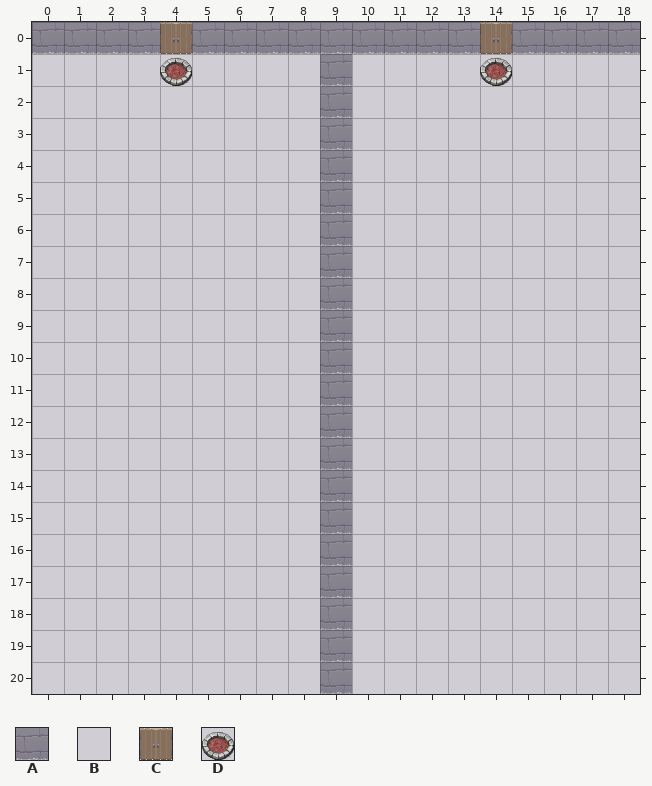
Tiled map -- Tiled/puzzle2.tmx. The picture above is the old version.
Cells are 32x32 px. Shown: x 0..18, y 0..20.
Key: from "tileset": A 0, B 1, C 2, D 4.
_ is an empty cell.
Layer "Tile Layer 1" before, first column x 0:
 0 AAAACAAAAAAAAACAAAA
 1 BBBBDBBBBABBBBDBBBB
 2 BBBBBBBBBABBBBBBBBB
 3 BBBBBBBBBABBBBBBBBB
 4 BBBBBBBBBABBBBBBBBB
 5 BBBBBBBBBABBBBBBBBB
 6 BBBBBBBBBABBBBBBBBB
 7 BBBBBBBBBABBBBBBBBB
 8 BBBBBBBBBABBBBBBBBB
 9 BBBBBBBBBABBBBBBBBB
10 BBBBBBBBBABBBBBBBBB
11 BBBBBBBBBABBBBBBBBB
12 BBBBBBBBBABBBBBBBBB
13 BBBBBBBBBABBBBBBBBB
14 BBBBBBBBBABBBBBBBBB
15 BBBBBBBBBABBBBBBBBB
16 BBBBBBBBBABBBBBBBBB
17 BBBBBBBBBABBBBBBBBB
18 BBBBBBBBBABBBBBBBBB
19 BBBBBBBBBABBBBBBBBB
20 BBBBBBBBBABBBBBBBBB
After the commit:
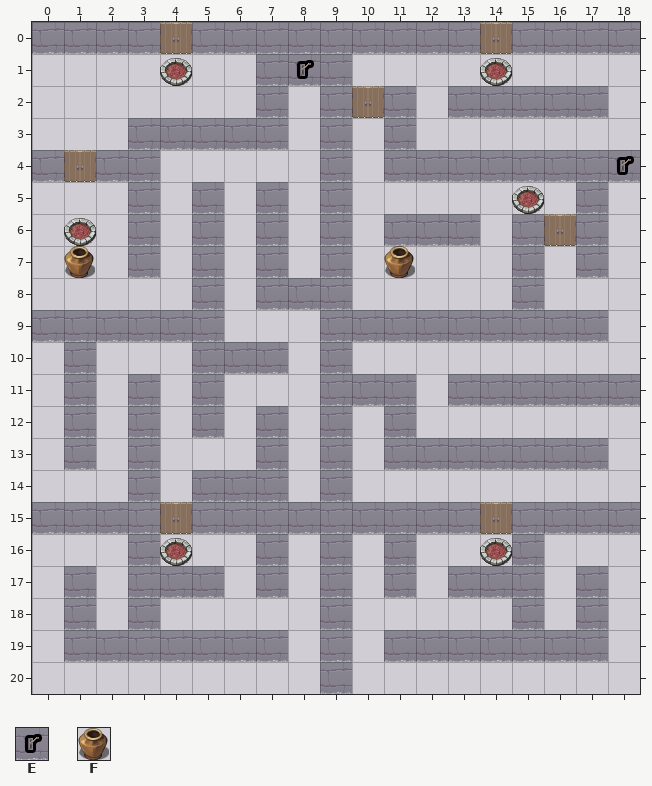
Further tiles: from "tileset": E 3, F 5.
Message: Added puzzle2 Plus exported as csv
Changes in this commit:
Layer "Tile Layer 1":
Tile B becomes tile A in row 1 at x 7; in row 2 at x 7, 11 and 13 to 17; in row 3 at x 3 to 7 and 11; in row 4 at x 0, 2 to 3 and 11 to 17; in row 5 at x 3, 5, 7 and 17; in row 6 at x 3, 5, 7, 11 to 13, 15 and 17.
Tile B becomes tile A in row 7 at x 3, 5, 7, 15 and 17; in row 8 at x 5, 7 to 8 and 15; in row 9 at x 0 to 5 and 10 to 17; in row 10 at x 1 and 5 to 7; in row 11 at x 1, 3, 5, 10 to 11 and 13 to 18; in row 12 at x 1, 3, 5, 7 and 11.
Tile B becomes tile A in row 13 at x 1, 3, 7 and 11 to 17; in row 14 at x 3 and 5 to 7; in row 15 at x 0 to 3, 5 to 8, 10 to 13 and 15 to 18; in row 16 at x 3, 7, 11 and 15; in row 17 at x 1, 3 to 5, 7, 11, 13 to 15 and 17; in row 18 at x 1, 3, 15 and 17.
Tile B becomes tile A in row 19 at x 1 to 7 and 11 to 17.
Tile B becomes tile C in row 2 at x 10; in row 4 at x 1; in row 6 at x 16; in row 15 at x 4 and 14.
Tile B becomes tile D in row 5 at x 15; in row 6 at x 1; in row 16 at x 4 and 14.
Tile B becomes tile E in row 1 at x 8; in row 4 at x 18.
Tile B becomes tile F in row 7 at x 1 and 11.
Boxes around the changes in both pictures, in picture pixels (x1, y1, x2, y2):
changed: (32, 54, 320, 662)
changed: (352, 86, 640, 342)
changed: (352, 374, 640, 470)
changed: (352, 502, 640, 662)
